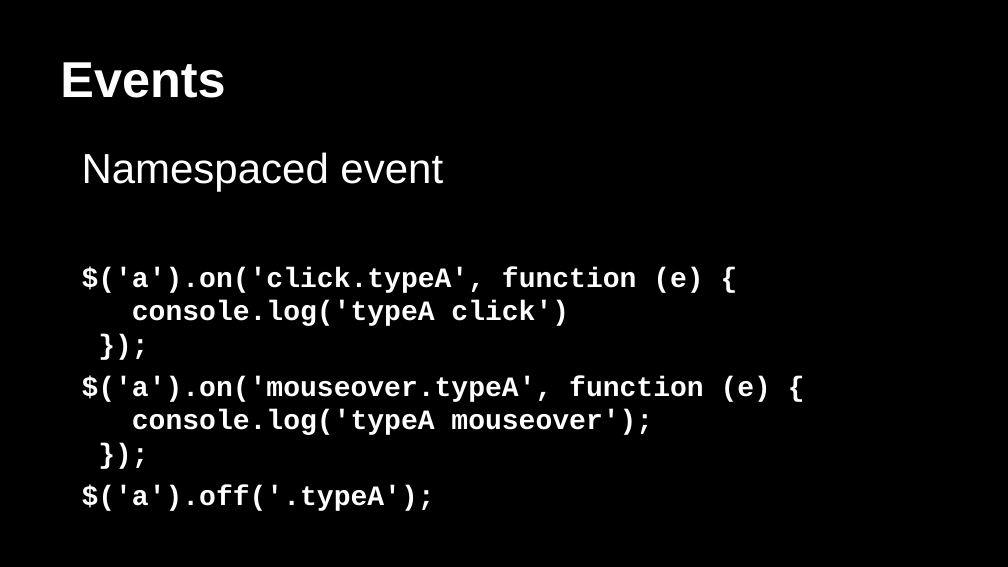
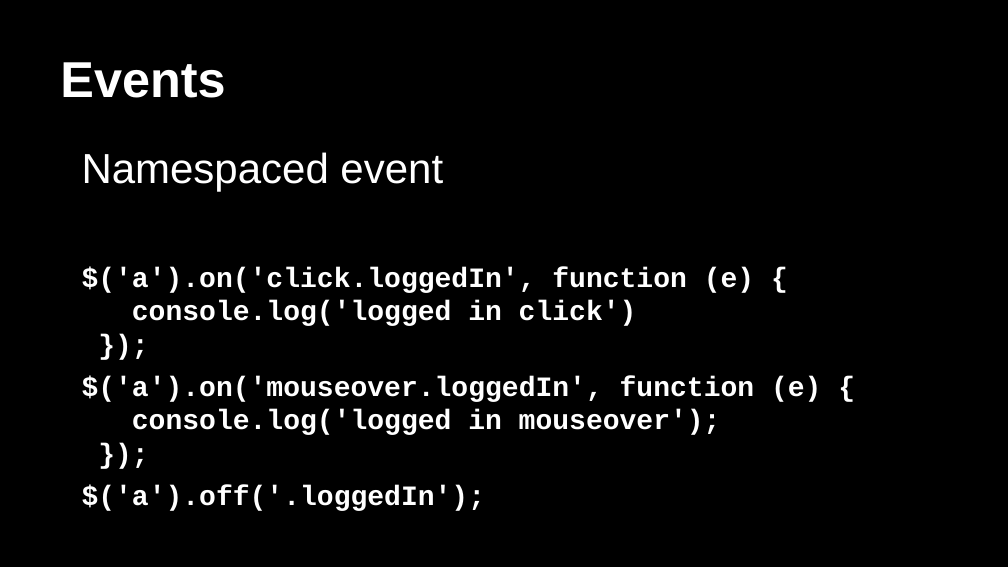
Before and after one commit to arapehl/drdobbsindia-jquery-workshop, a slide deck: slide 41 of Becoming a jQuery Expert.pptx (slide 42 before the commit). Drawn at 1008x567 pixels with LibreOffice and Linux fonts; fonts in the diff are those of the drawing. Boxes give left, top, right and bottom in pixels: in the first picture for what was removed or moved away, otherwise in the second. Text is boxed around its words. In the diff, an @@ line names an element or a change of style, - is before the commit and + after.

```diff
--- a/Becoming a jQuery Expert.pptx
+++ b/Becoming a jQuery Expert.pptx
@@ text at <box>82,267,821,511</box>: text changed @@
-$('a').on('click.typeA', function (e) {
-console.log('typeA click')
-});
-$('a').on('mouseover.typeA', function (e) {
-console.log('typeA mouseover');
-});
-$('a').off('.typeA');
+$('a').on('click.loggedIn', function (e) {
+console.log('logged in click')
+});
+$('a').on('mouseover.loggedIn', function (e) {
+console.log('logged in mouseover');
+});
+$('a').off('.loggedIn');
```
Also in this commit, not shown: 7 other slides changed, 1 slide removed, 1 other file.
